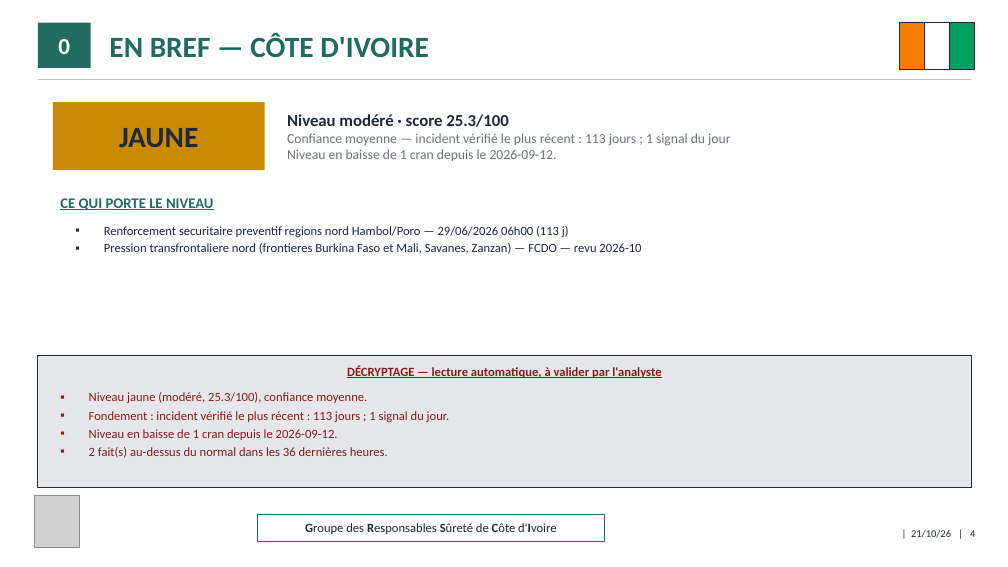
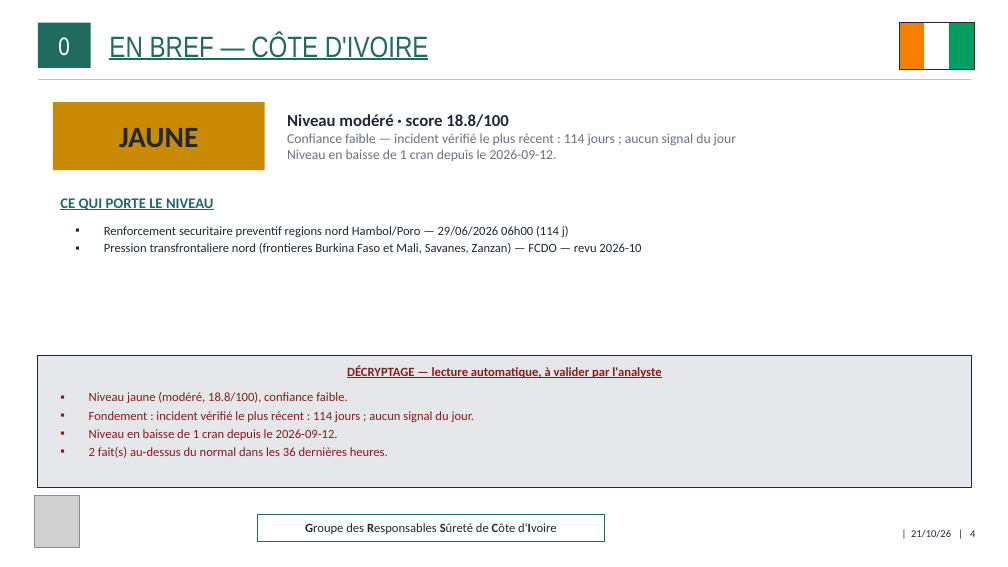
Before and after one commit to ytl1-ops/SentiqS, a slide deck: slide 4 of web/rapports/GRSCI/2026-10.pptx. Drawn at 1008x567 pixels with LibreOffice and Linux fonts; fonts in the diff are those of the drawing; grey boxes stand for pictures. Boxes give left, top, right and bottom in pixels: in the first picture for what was removed or moved away, otherwise in the second. Text is boxed around its words. In the diff, an @@ line names an element or a change of style, - is before the commit and + after.

```diff
--- a/web/rapports/GRSCI/2026-10.pptx
+++ b/web/rapports/GRSCI/2026-10.pptx
@@ rectangle "0" at [38, 23, 91, 68]: size 22 to 24 pt, font Calibri to Arial Narrow, bold off @@
@@ text "EN BREF — CÔTE D'IVOIRE" at [109, 33, 429, 60]: font Calibri to Arial Narrow, bold off, underline on @@
@@ rectangle at [900, 23, 925, 70]: outline #1F2937 0.5 pt to #F77F00 1 pt @@
@@ rectangle added at [900, 23, 975, 70], outline #1F2937 0.5 pt @@
@@ rectangle at [925, 23, 950, 70]: outline #1F2937 0.5 pt to #FFFFFF 1 pt @@
@@ rectangle at [950, 23, 975, 70]: outline #1F2937 0.5 pt to #009E60 1 pt @@
@@ text at [287, 114, 736, 146]: text changed @@
-Niveau modéré · score 25.3/100
-Confiance moyenne — incident vérifié le plus récent : 113 jours ; 1 signal du jour
+Niveau modéré · score 18.8/100
+Confiance faible — incident vérifié le plus récent : 114 jours ; aucun signal du jour
@@ text at [104, 226, 569, 237]: text changed @@
-▪ Renforcement securitaire preventif regions nord Hambol/Poro — 29/06/2026 06h00 (113 j)
+▪ Renforcement securitaire preventif regions nord Hambol/Poro — 29/06/2026 06h00 (114 j)
@@ text at [89, 392, 475, 422]: text changed @@
-▪ Niveau jaune (modéré, 25.3/100), confiance moyenne.
-▪ Fondement : incident vérifié le plus récent : 113 jours ; 1 signal du jour.
+▪ Niveau jaune (modéré, 18.8/100), confiance faible.
+▪ Fondement : incident vérifié le plus récent : 114 jours ; aucun signal du jour.
```
Also in this commit, not shown: 17 other slides changed, 8 other files.
